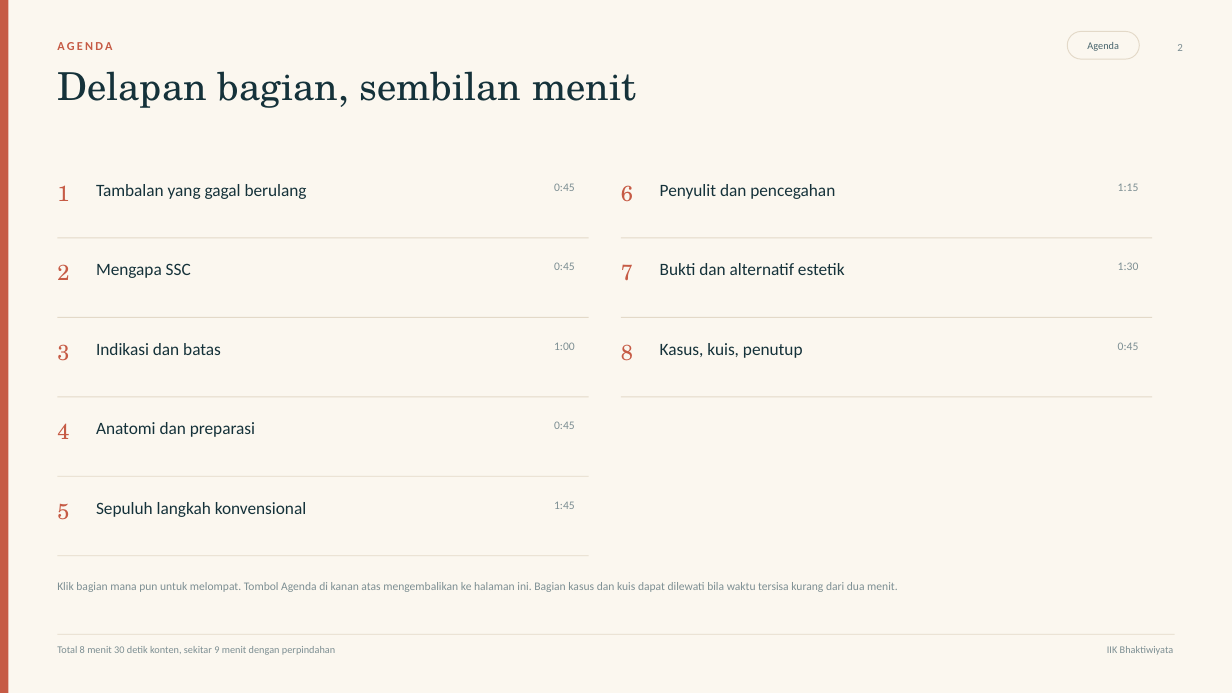
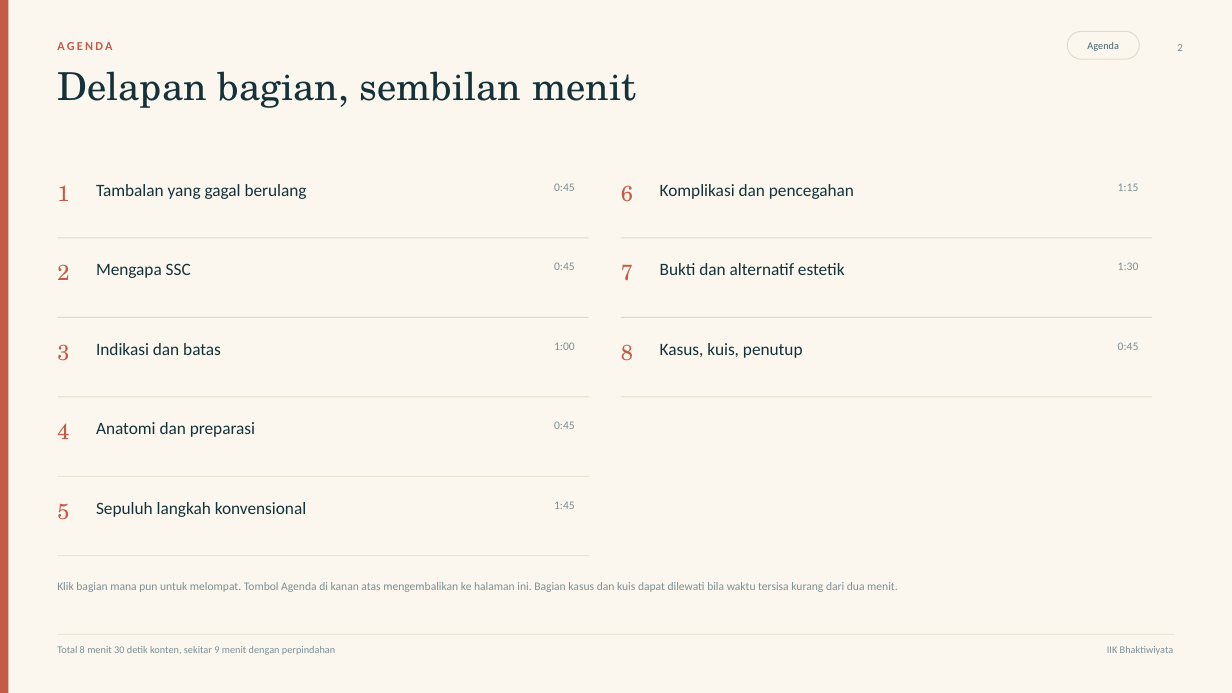
Before and after one commit to maskchanel14-source/agents, a slide deck: slide 2 of deliverables/ssc-pedodonsia/ssc-pedodonsia.pptx. Drawn at 1232x693 pixels with LibreOffice and Linux fonts; fonts in the diff are those of the drawing. Boxes give left, top, right and bottom in pixels: in the first picture for what was removed or moved away, otherwise in the second. Text is boxed around its words. In the diff, an @@ line names an element or a change of style, - is before the commit and + after.

Commit message:
Ganti istilah penyulit menjadi komplikasi di deck, catatan, protokol, dan README

```diff
--- a/deliverables/ssc-pedodonsia/ssc-pedodonsia.pptx
+++ b/deliverables/ssc-pedodonsia/ssc-pedodonsia.pptx
@@ text at (660,184,854,199): text changed @@
-Penyulit dan pencegahan
+Komplikasi dan pencegahan
```
Also in this commit, not shown: 3 other slides changed, 8 other files.
